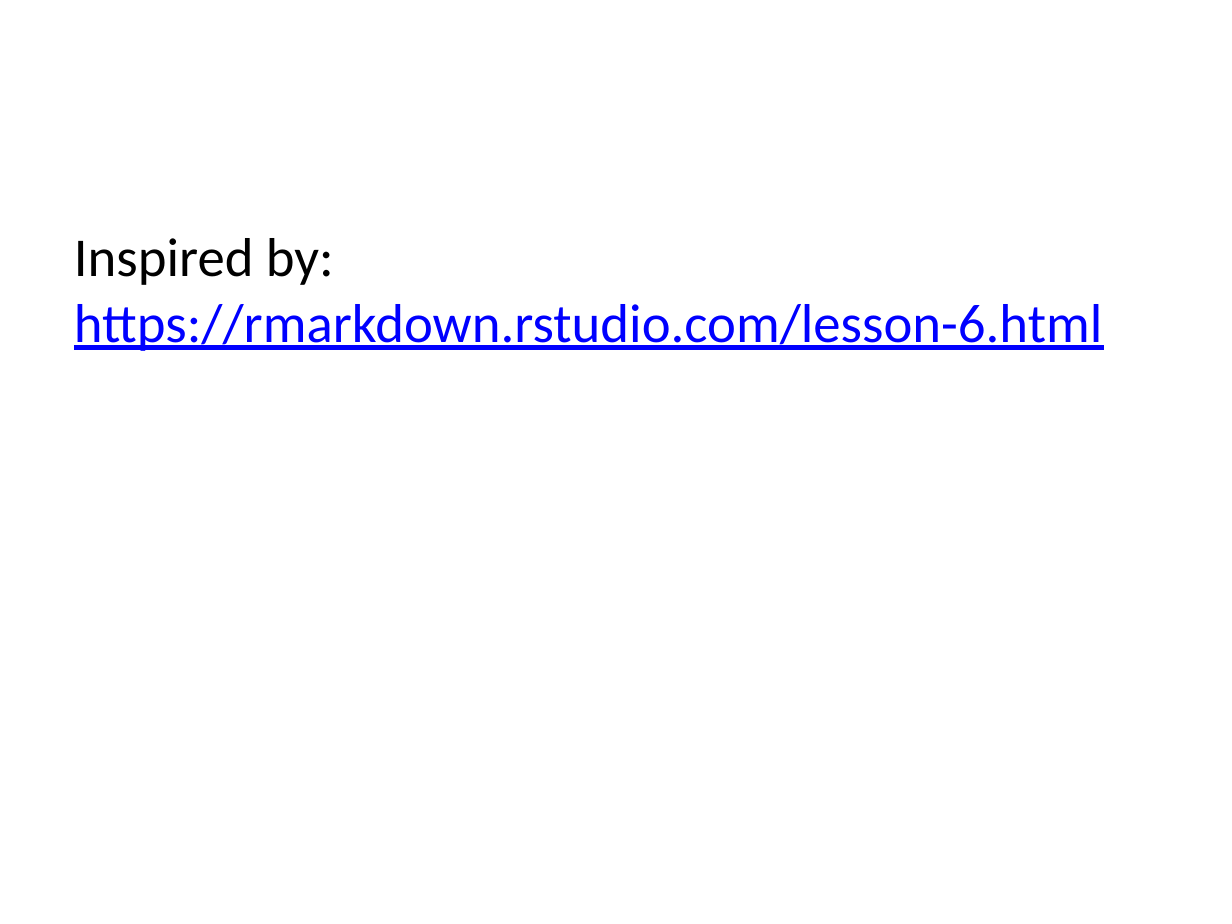
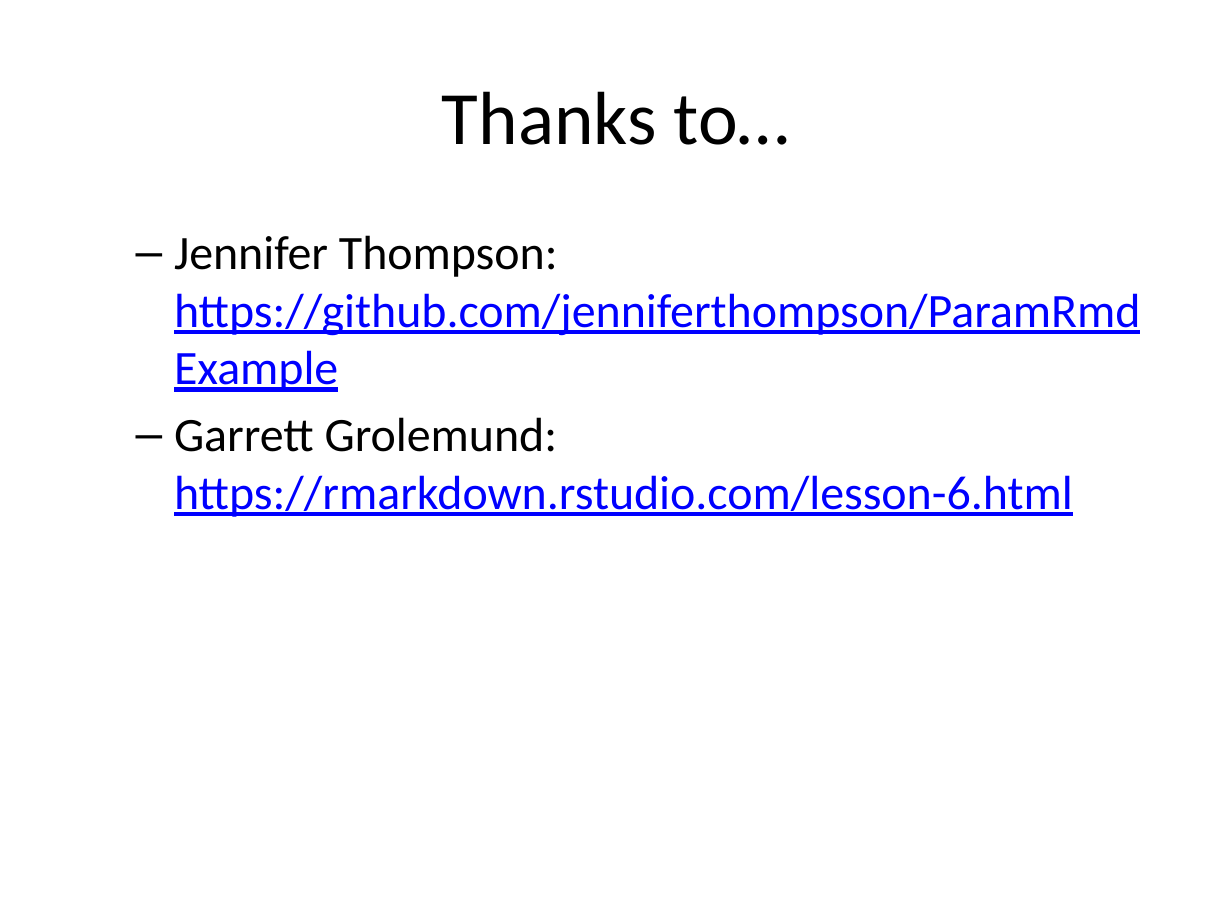
Before and after one commit to apreshill/rmd-render-factory, a slide deck: slide 13 of gallery/outputs/slides/powerpoint_presentation.pptx (slide 2 before the commit). Drawn at 1232x924 pixels with LibreOffice and Linux fonts; fonts in the diff are those of the drawing. Boxes give left, top, right and bottom in pixels: in the first picture for what was removed or moved away, otherwise in the second. Text is boxed around its words. In the diff, an @@ line names an element or a change of style, - is before the commit and + after.

```diff
--- a/gallery/outputs/slides/powerpoint_presentation.pptx
+++ b/gallery/outputs/slides/powerpoint_presentation.pptx
@@ title added at box(442, 91, 790, 145), 44 pt, text #000000 @@
+Thanks to…
@@ text at box(174, 235, 1141, 517): text changed; size 32 to 28 pt @@
-Inspired by: https://rmarkdown.rstudio.com/lesson-6.html
+  – Jennifer Thompson: https://github.com/jenniferthompson/ParamRmdExample
+  – Garrett Grolemund: https://rmarkdown.rstudio.com/lesson-6.html
```
Also in this commit, not shown: 40 other files.
